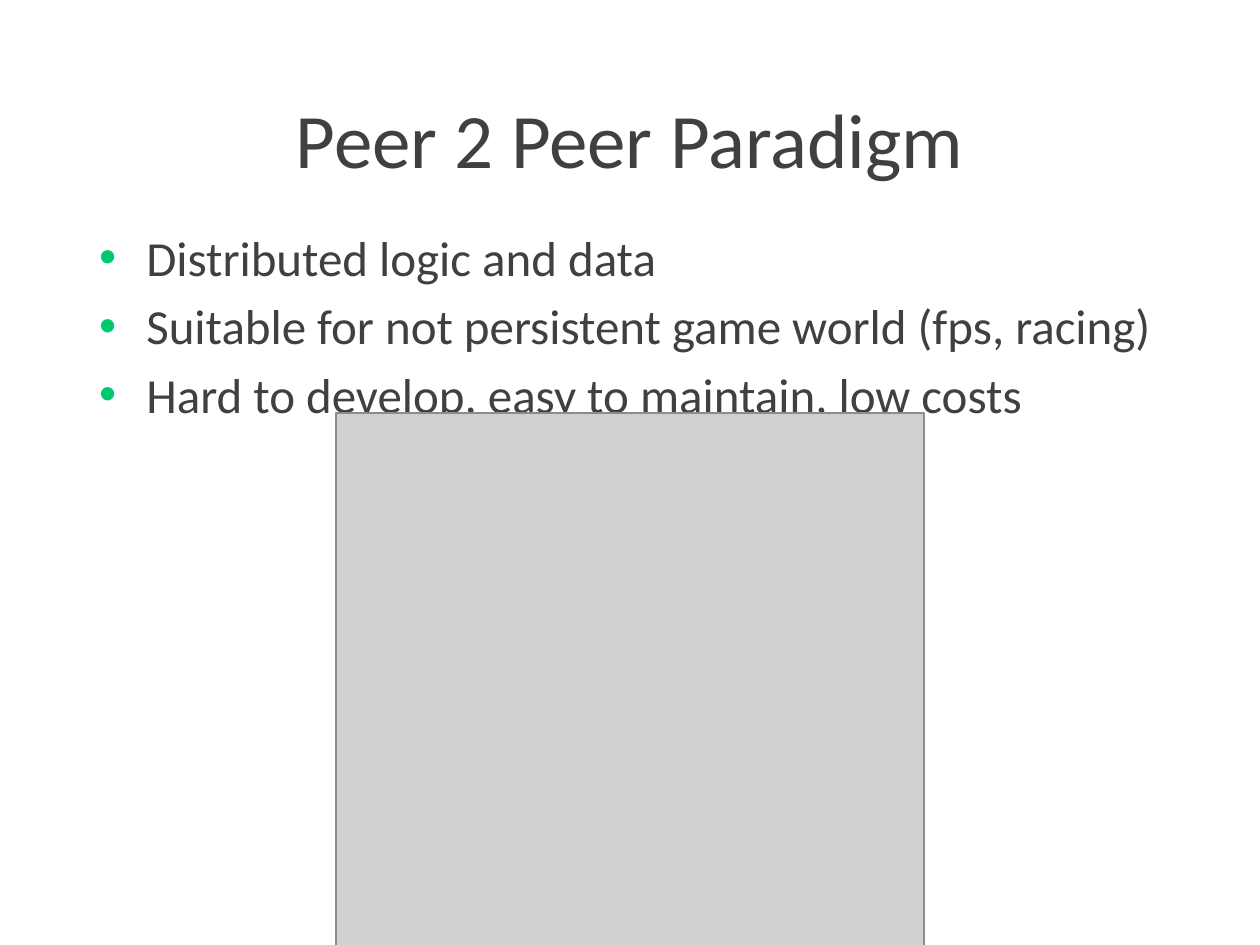
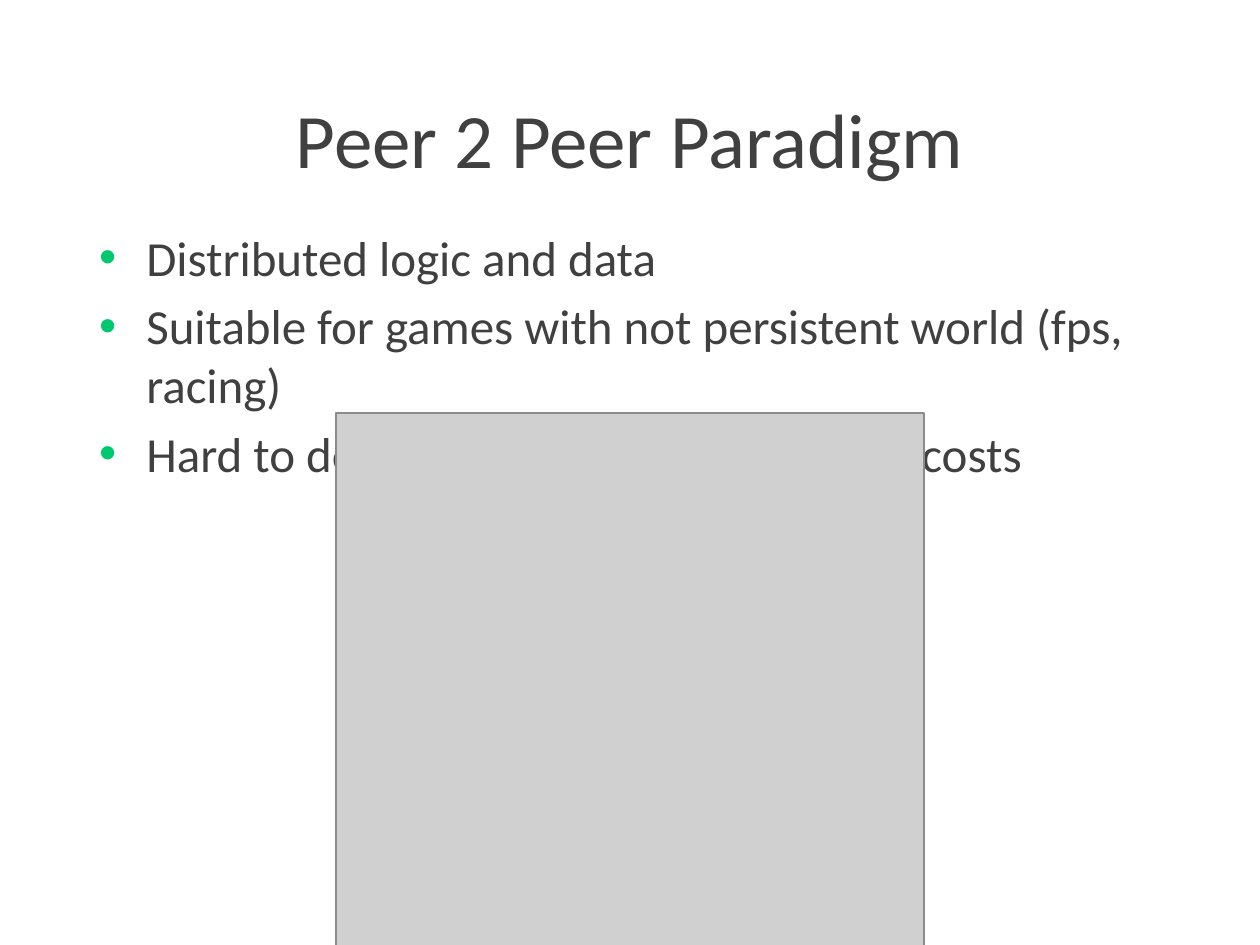
Before and after one commit to Lotti/codemotion2015, a slide deck: slide 10 of slides/slides.pptx. Drawn at 1260x945 pixels with LibreOffice and Linux fonts; fonts in the diff are those of the drawing; grey boxes stand for pictures; background and template pictures are left out. Boxes give left, top, right and bottom in pixels: in the first picture for what was removed or moved away, otherwise in the second. Text is boxed around its words. In the diff, an @@ line names an element or a change of style, - is before the commit and + after.

```diff
--- a/slides/slides.pptx
+++ b/slides/slides.pptx
@@ text at (x1=146, y1=308, x2=1123, y2=412): text changed @@
-• Suitable for not persistent game world (fps, racing)
+• Suitable for games with not persistent world (fps, racing)
```
Also in this commit, not shown: 1 other slide changed.
